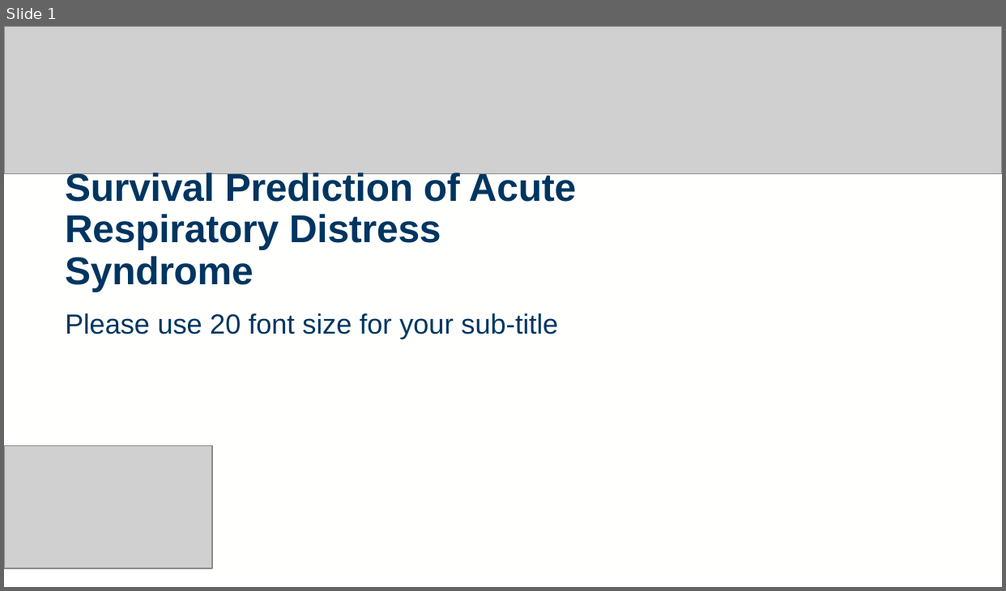
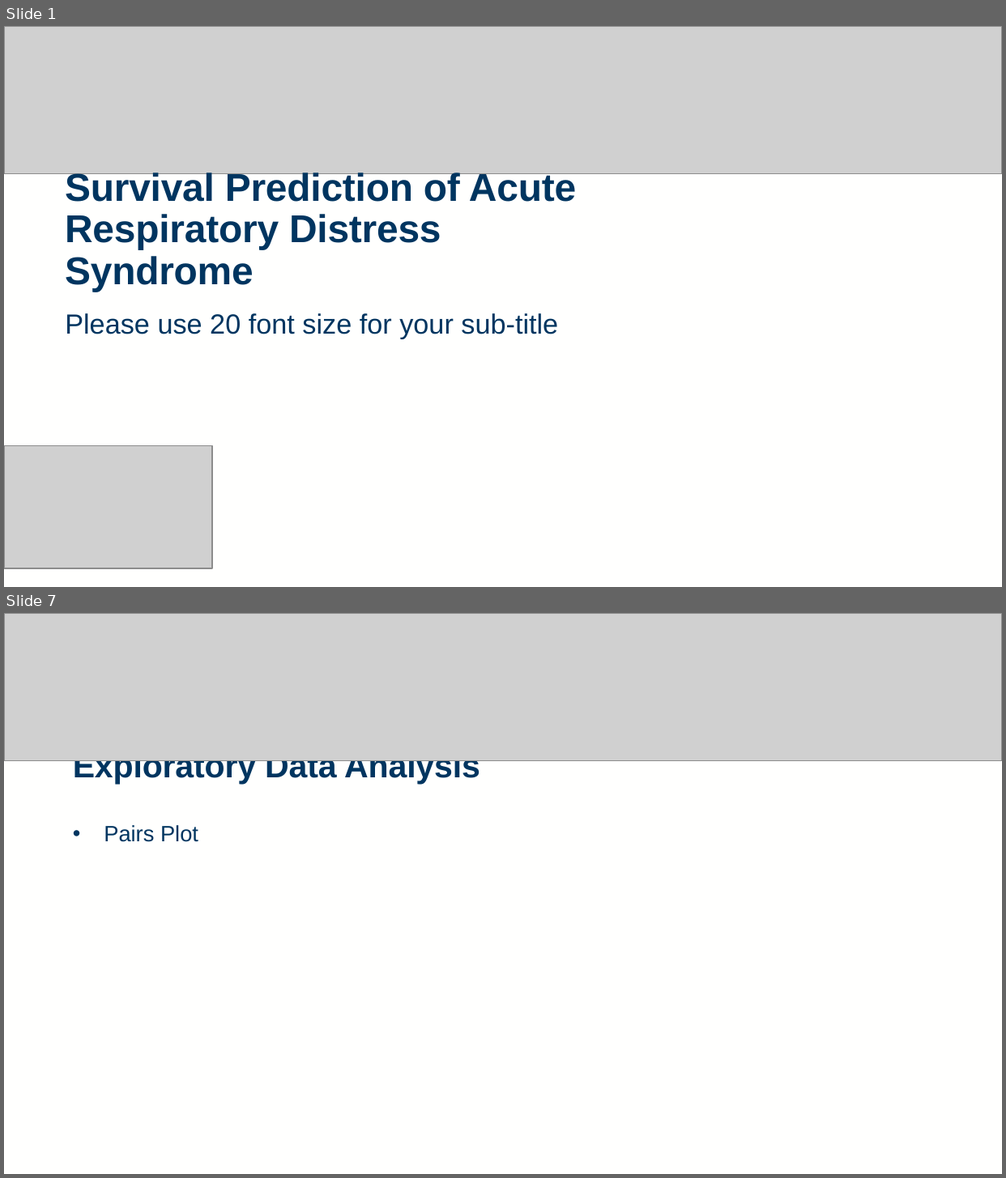
Before and after one commit to rtedwards/ARDS-classification, a slide deck: viva/viva_2416963E.pptx. Shown one above the other, each under a label of ours: slide 1 before the commit, slides 1 and 7 after it; the slides between them are not shown. The pictures are 1006x591 and 1006x1178 pixels, drawn with LibreOffice and Linux fonts; fonts in the diff are those of the drawing; grey boxes stand for pictures; background and template pictures are left out. Boxes give left, top, right and bottom in pixels: in the first picture for what was removed or moved away, otherwise in the second. Text is boxed around its words. In the diff, an @@ line names an element or a change of style, - is before the commit and + after.

```diff
--- a/viva/viva_2416963E.pptx
+++ b/viva/viva_2416963E.pptx
@@ slide 7 added at box(4, 613, 1002, 1174), background #FFFFFE; not listed: 3 template elements that a slide beside it also shows @@
@@ picture added at box(4, 613, 1002, 760) @@
@@ rectangle added at box(66, 745, 472, 1150), fill #FFFFFE at 80% opacity @@
@@ title added at box(73, 760, 480, 785), 24 pt, text #003560, bold @@
+Exploratory Data Analysis
@@ text added at box(104, 825, 198, 842), 16 pt, text #003560 @@
+• Pairs Plot
```
Also in this commit, not shown: 7 slides changed, 6 other slides added, 7 slides removed, 1 other file.
